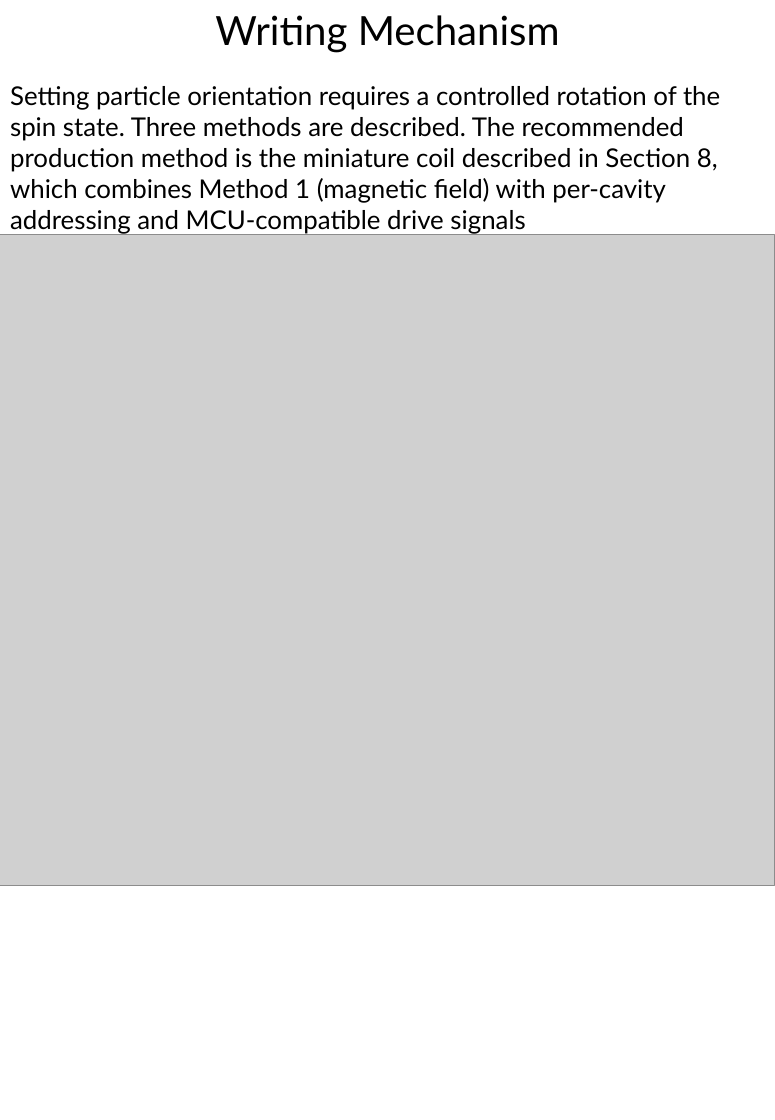
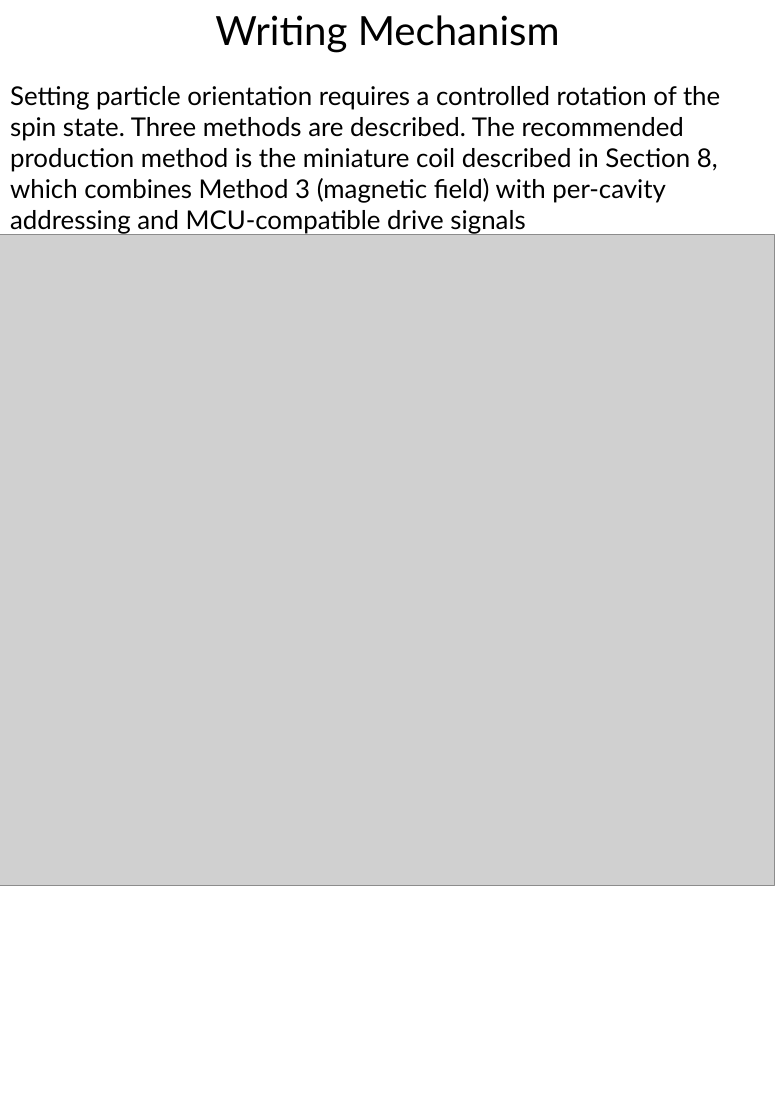
Before and after one commit to DansDesigns/EMT, a slide deck: slide 10 of QuantumEntangledMultiplexingTranceiver.pptx (slide 7 before the commit). Drawn at 775x1120 pixels with LibreOffice and Linux fonts; fonts in the diff are those of the drawing; grey boxes stand for pictures. Boxes give left, top, right and bottom in pixels: in the first picture for what was removed or moved away, otherwise in the second. Text is boxed around its words. In the diff, an @@ line names an element or a change of style, - is before the commit and + after.

```diff
--- a/QuantumEntangledMultiplexingTranceiver.pptx
+++ b/QuantumEntangledMultiplexingTranceiver.pptx
@@ text at (10,86,720,234): text changed @@
-Setting particle orientation requires a controlled rotation of the spin state. Three methods are described. The recommended production method is the miniature coil described in Section 8, which combines Method 1 (magnetic field) with per-cavity addressing and MCU-compatible drive signals
+Setting particle orientation requires a controlled rotation of the spin state. Three methods are described. The recommended production method is the miniature coil described in Section 8, which combines Method 3 (magnetic field) with per-cavity addressing and MCU-compatible drive signals
```
Also in this commit, not shown: 14 other slides changed.
